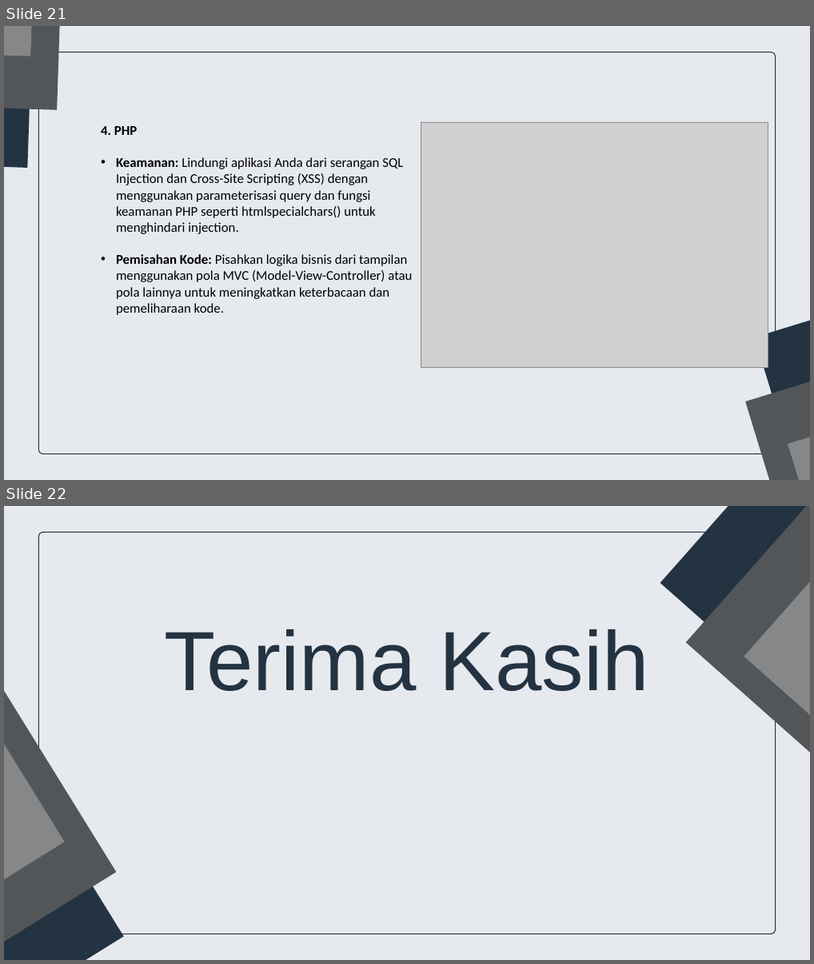
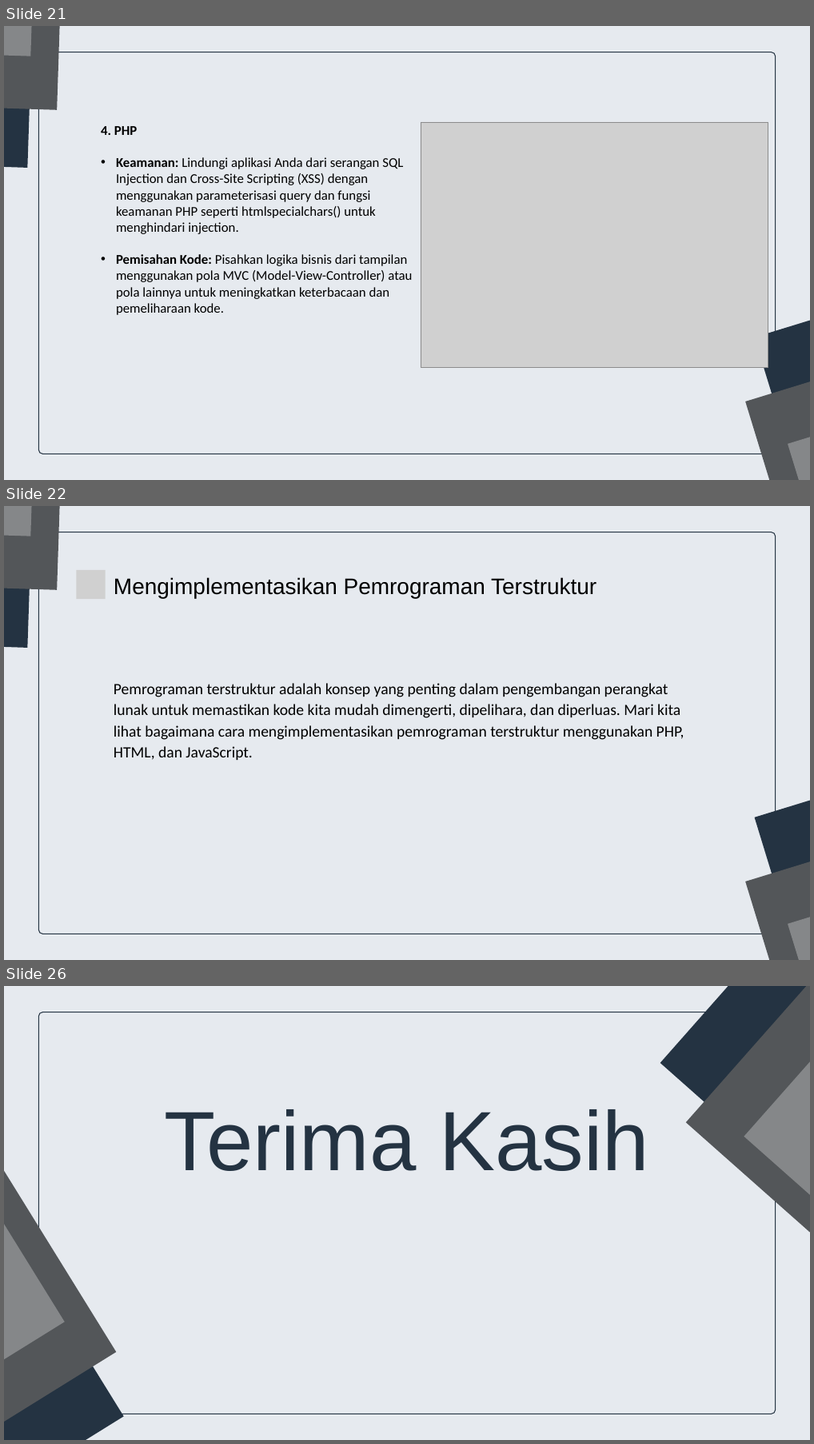
Before and after one commit to gemafajar09/bnsp-junior-web, a slide deck: part1/junior-web-dev.pptx. Shown one above the other, each under a label of ours: slides 21 and 22 before the commit, slides 21, 22 and 26 after it; the slides between them are not shown. The pictures are 814x964 and 814x1444 pixels, drawn with LibreOffice and Linux fonts; fonts in the diff are those of the drawing; grey boxes stand for pictures. Boxes give left, top, right and bottom in pixels: in the first picture for what was removed or moved away, otherwise in the second. Text is boxed around its words. In the diff, an @@ line names an element or a change of style, - is before the commit and + after.

```diff
--- a/part1/junior-web-dev.pptx
+++ b/part1/junior-web-dev.pptx
@@ slide 22 added at bbox=[4, 506, 810, 960], background #E6EAEF @@
@@ freeform shape added at bbox=[4, 506, 36, 648], fill #243342 @@
@@ freeform shape added at bbox=[4, 506, 65, 590], fill #535659 @@
@@ freeform shape added at bbox=[4, 506, 39, 536], fill #858789 @@
@@ freeform shape added at bbox=[38, 532, 776, 933], fill #E6EAEF, outline #243342 1.5 pt @@
@@ picture added at bbox=[76, 570, 106, 599] @@
@@ text added at bbox=[114, 577, 597, 598], 40 pt, text #000000 @@
+Mengimplementasikan Pemrograman Terstruktur
@@ text added at bbox=[114, 683, 685, 760], 28 pt, text #000000 @@
+Pemrograman terstruktur adalah konsep yang penting dalam pengembangan perangkat lunak untuk memastikan kode kita mudah dimengerti, dipelihara, dan diperluas. Mari kita lihat bagaimana cara mengimplementasikan pemrograman terstruktur menggunakan PHP, HTML, dan JavaScript.
@@ freeform shape added at bbox=[754, 744, 810, 960], fill #243342 @@
@@ freeform shape added at bbox=[746, 809, 810, 960], fill #535659 @@
@@ freeform shape added at bbox=[788, 852, 810, 960], fill #858789 @@
@@ what was slide 22 is now slide 26 @@
```
Also in this commit, not shown: 3 other slides added, 52 other files.
